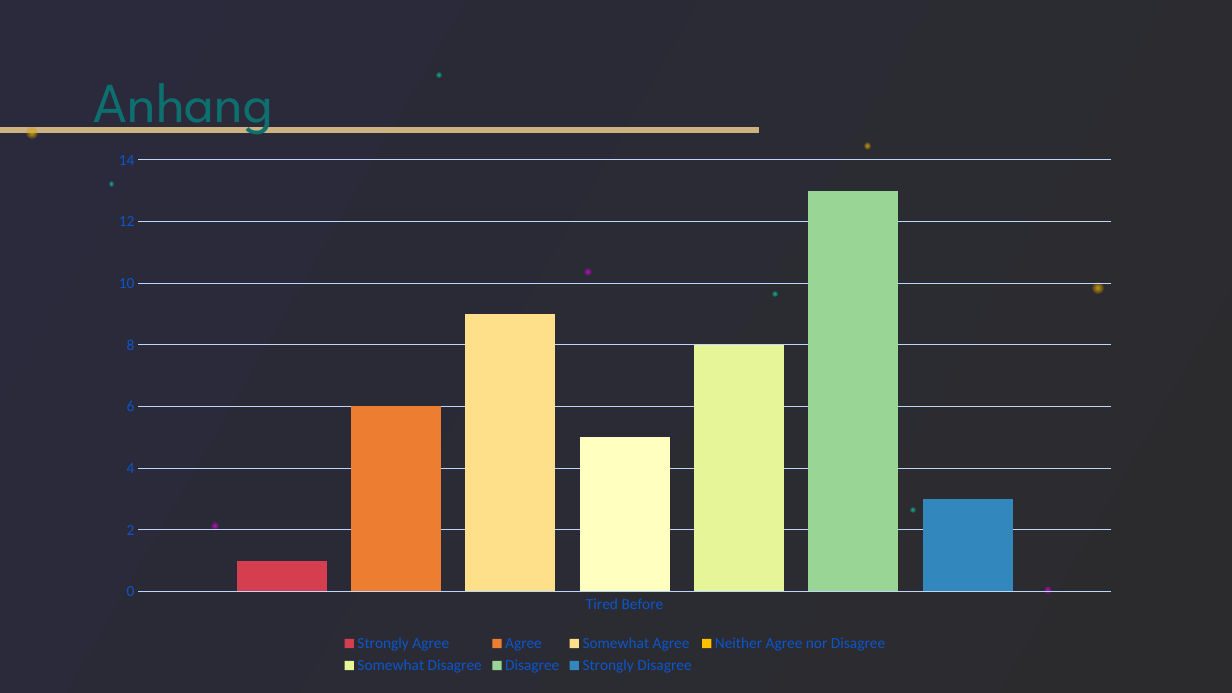
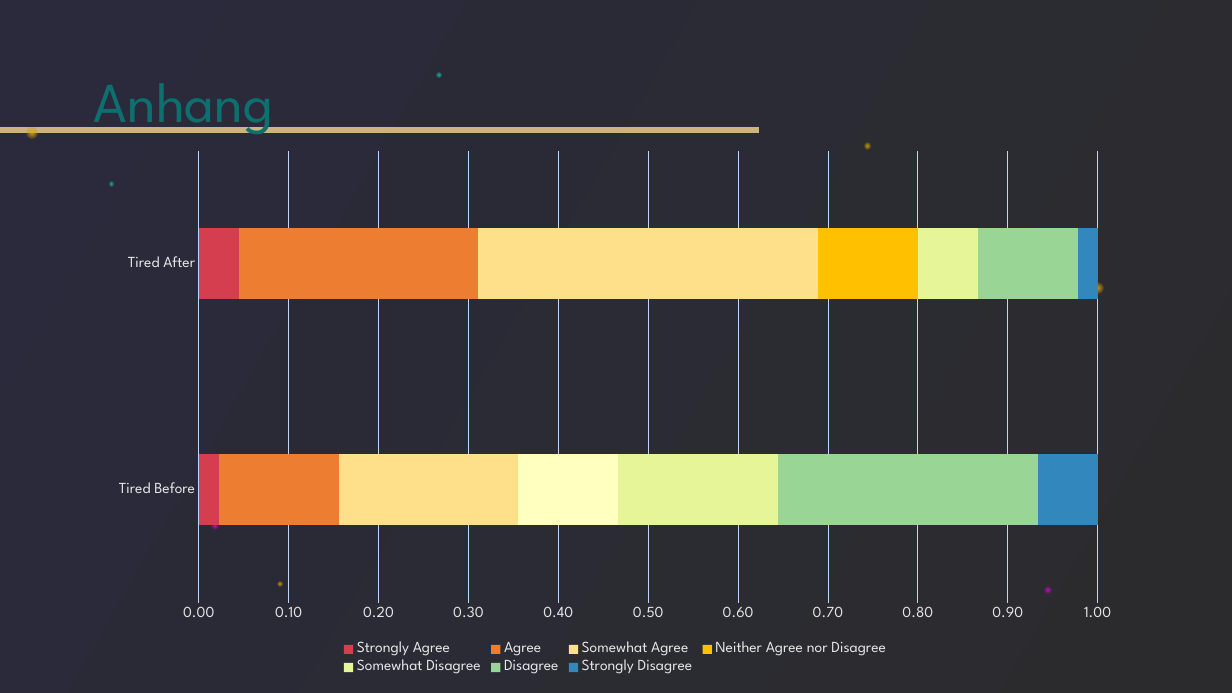
Before and after one commit to tlahmann/mci-af, a slide deck: slide 31 of presentation/Resync Studie.pptx. Drawn at 1232x693 pixels with LibreOffice and Linux fonts; fonts in the diff are those of the drawing. Boxes give left, top, right and bottom in pixels: in the first picture for what was removed or moved away, otherwise in the second. Text is boxed around its words. In the diff, an @@ line names an element or a change of style, - is before the commit and + after.

```diff
--- a/presentation/Resync Studie.pptx
+++ b/presentation/Resync Studie.pptx
@@ column chart at (98, 140, 1132, 679) @@
@@ column chart to bar stacked chart @@
-categories: Tired Before
+categories: Tired Before, Tired After
-Strongly Agree: 1
+Strongly Agree: 0.02, 0.04
-Agree: 6
+Agree: 0.13, 0.27
-Somewhat Agree: 9
+Somewhat Agree: 0.2, 0.38
-Neither Agree nor Disagree: 5
+Neither Agree nor Disagree: 0.11, 0.11
-Somewhat Disagree: 8
+Somewhat Disagree: 0.18, 0.07
-Disagree: 13
+Disagree: 0.29, 0.11
-Strongly Disagree: 3
+Strongly Disagree: 0.07, 0.02
@@ legend changed @@
@@ category axis changed @@
@@ value axis changed @@
@@ bar spacing changed @@
```
Also in this commit, not shown: 3 other slides changed, 3 slides removed.
